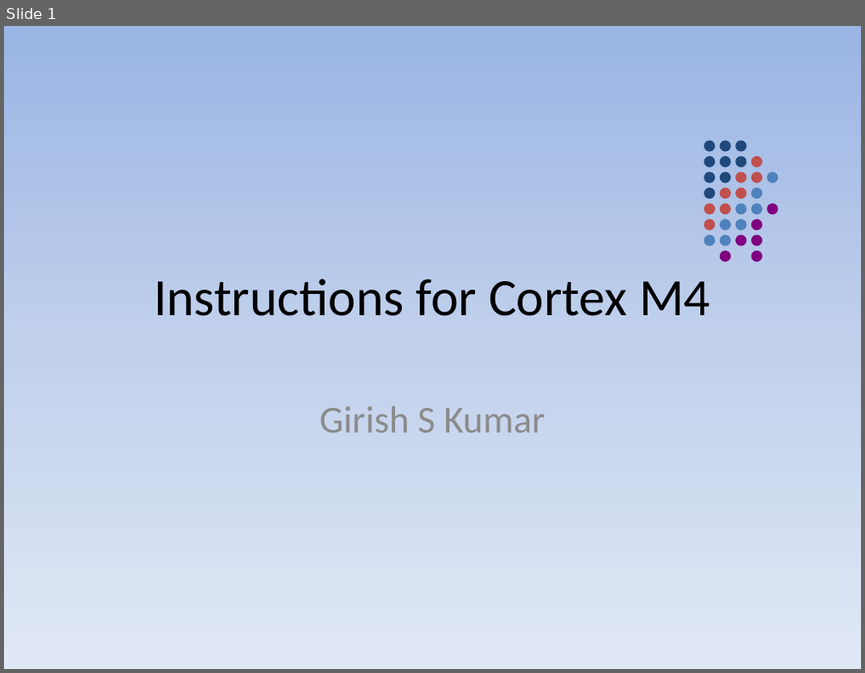
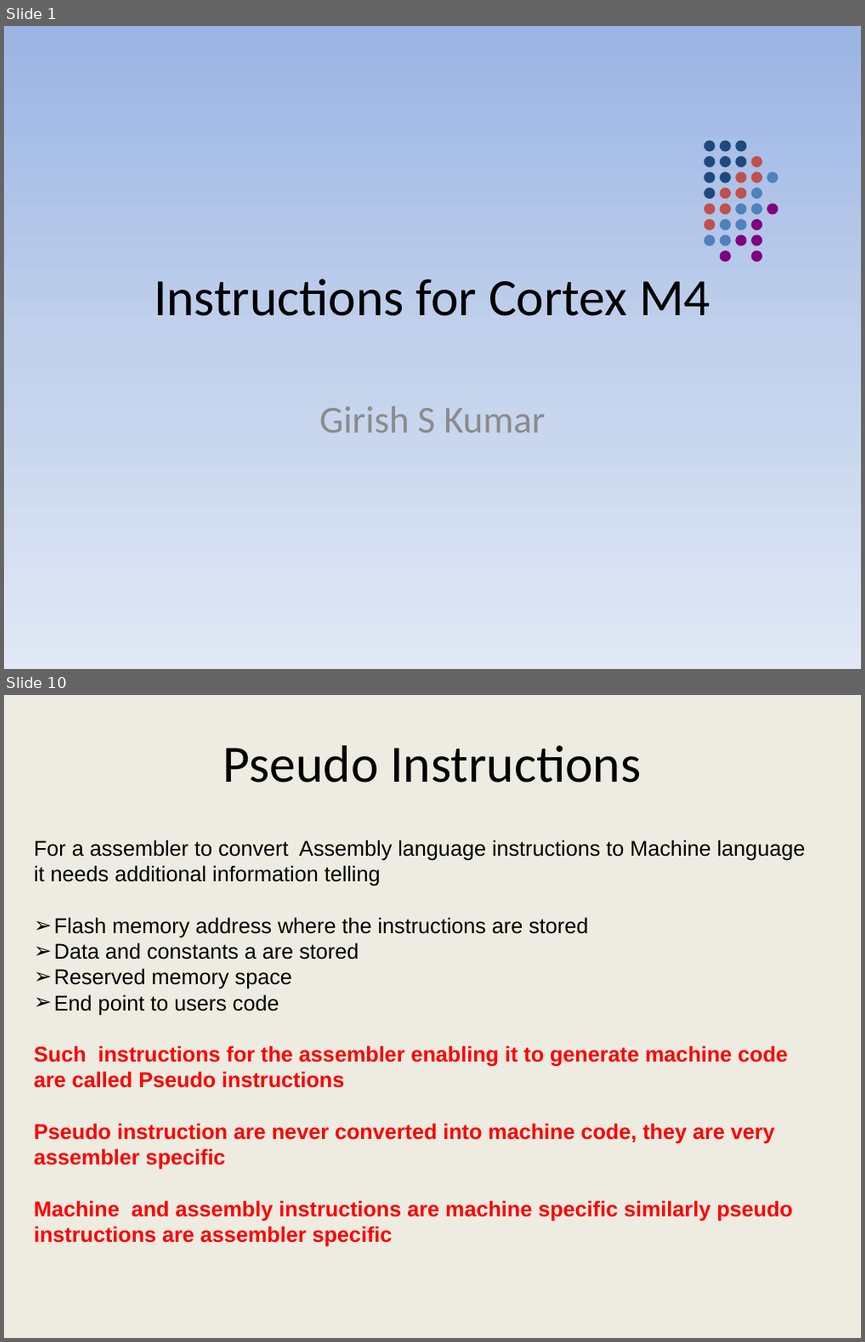
Before and after one commit to girishsukukumar/ARM-Architecture, a slide deck: Module-5.pptx. Shown one above the other, each under a label of ours: slide 1 before the commit, slides 1 and 10 after it; the slides between them are not shown. The pictures are 865x673 and 865x1342 pixels, drawn with LibreOffice and Linux fonts; fonts in the diff are those of the drawing. Boxes give left, top, right and bottom in pixels: in the first picture for what was removed or moved away, otherwise in the second. Text is boxed around its words. In the diff, an @@ line names an element or a change of style, - is before the commit and + after.

```diff
--- a/Module-5.pptx
+++ b/Module-5.pptx
@@ slide 10 added at (x1=4, y1=695, x2=861, y2=1338), background #EEECE1 @@
@@ title added at (x1=223, y1=745, x2=642, y2=783), 44 pt, text #000000 @@
+Pseudo Instructions
@@ text added at (x1=34, y1=839, x2=806, y2=1247), 18 pt, text #FF0000, bold @@
+For a assembler to convert Assembly language instructions to Machine language it needs additional information telling
+➢ Flash memory address where the instructions are stored
+➢ Data and constants a are stored
+➢ Reserved memory space
+➢ End point to users code
+Such instructions for the assembler enabling it to generate machine code are called Pseudo instructions
+Pseudo instruction are never converted into machine code, they are very assembler specific
+Machine and assembly instructions are machine specific similarly pseudo instructions are assembler specific
```
Also in this commit, not shown: 4 slides changed, 15 other slides added.
